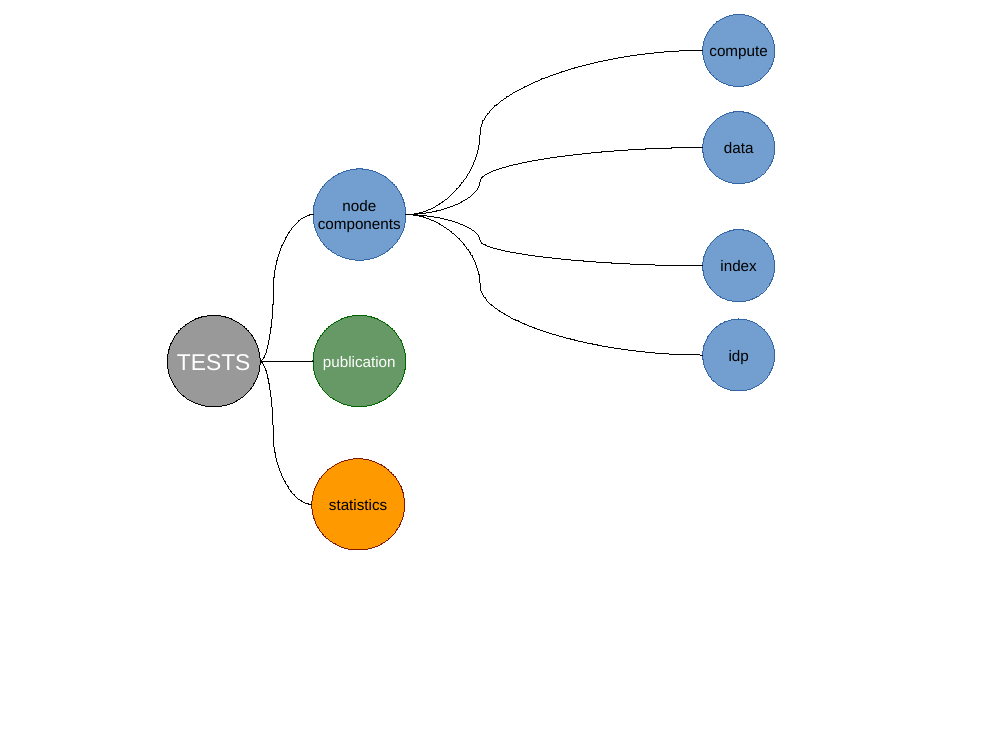
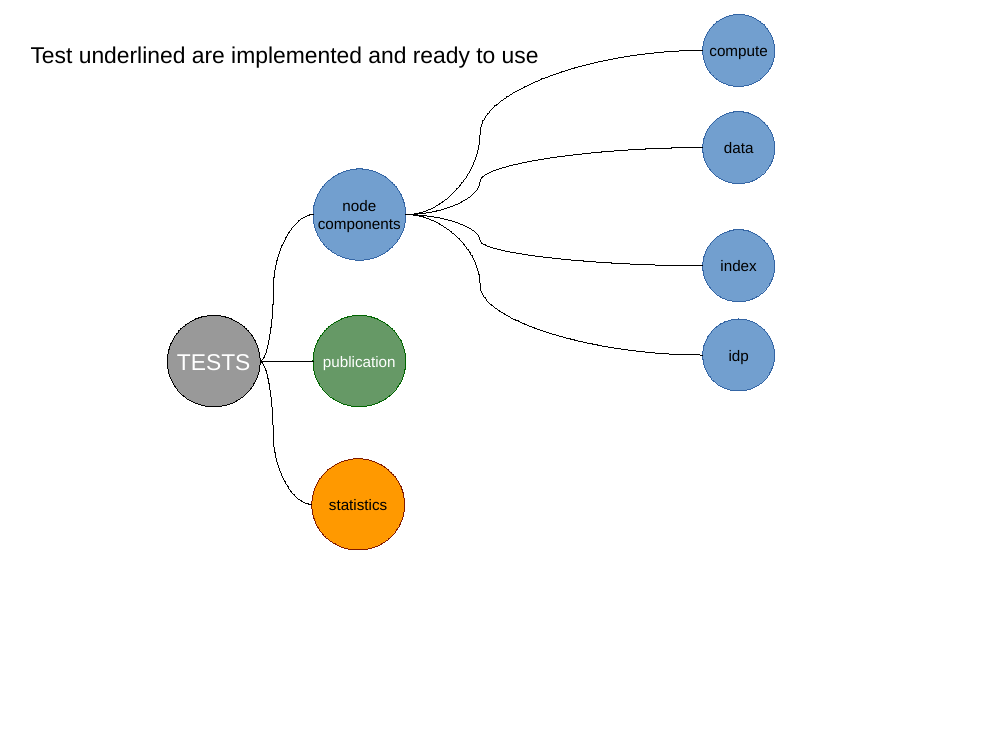
Before and after one commit to ESGF/esgf-test-suite, a slide deck: slide 1 of esgf-test-suite/doc/test_plan.odp. Drawn at 1008x756 pixels with LibreOffice and Linux fonts; fonts in the diff are those of the drawing. Boxes give left, top, right and bottom in pixels: in the first picture for what was removed or moved away, otherwise in the second. Text is boxed around its words. In the diff, an @@ line names an element or a change of style, - is before the commit and + after.

```diff
--- a/esgf-test-suite/doc/test_plan.odp
+++ b/esgf-test-suite/doc/test_plan.odp
@@ text added at box(31, 46, 539, 68), 18 pt, text #000000 @@
+Test underlined are implemented and ready to use
```
Also in this commit, not shown: 1 other slide changed, 2 other files.
